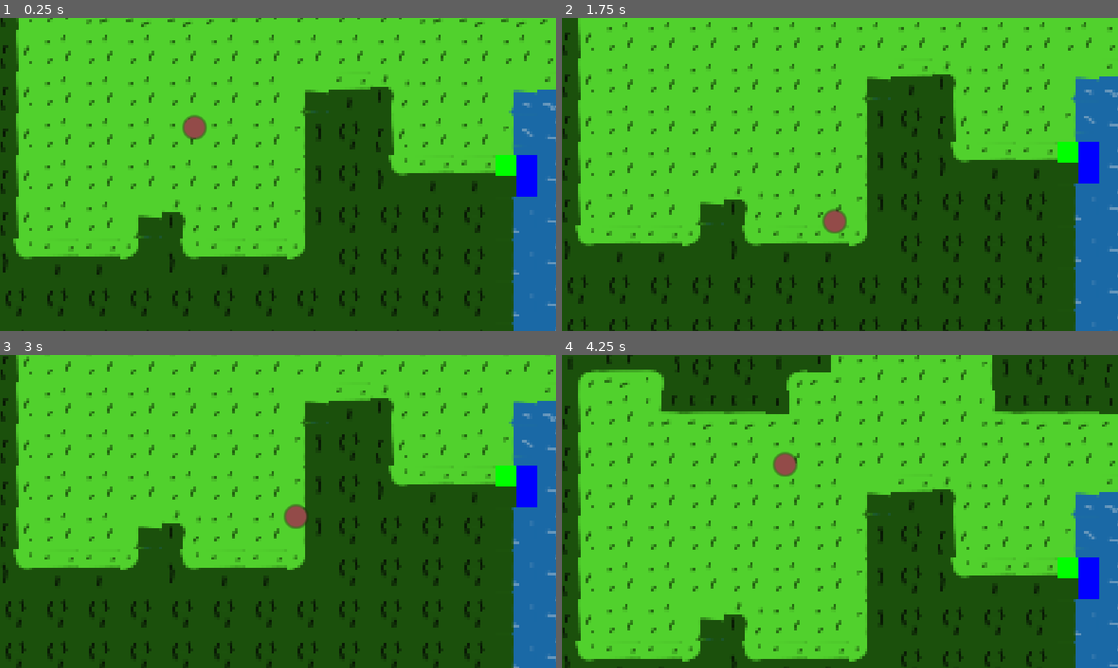
Above: before the commit, frames 1-4 (two rows, left to right).
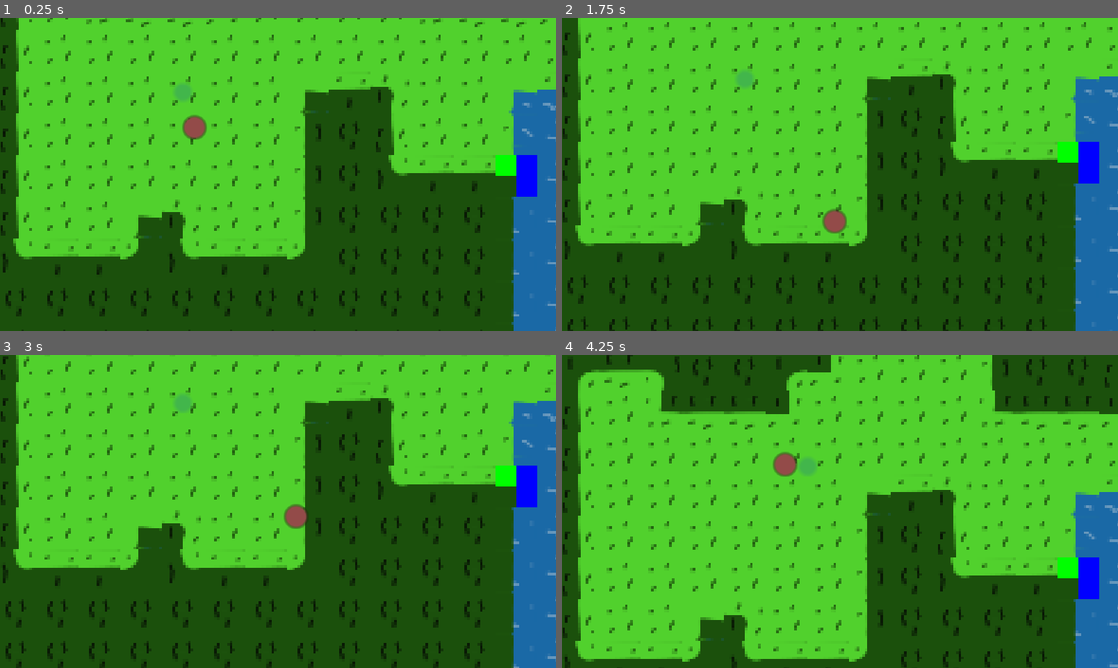
Above: after the commit, the same moments.

Repository: qfeys/ld56-tiny-creatures
Game: Godot game, scene res://main.tscn
The game is run twice, just before and just after one commit, with the same random seed, the same clock (stepped at 60 frames per second) and the same inputs.
Inputs:
- Up to frame 1 (0.25 s): no input
- Up to frame 2 (1.75 s): tap Enter at 0.5 s; hold D (action_right) 0.53-1.28 s; hold Ctrl (action_crawl) 0.53-1.28 s; hold S (action_down) from 1.28 s (still down); tap Ctrl (action_crawl) at 1.35 s
- Up to frame 3 (3 s): release S (action_down) at 2.03 s; hold D (action_right) 2.03-2.78 s; hold Ctrl (action_crawl) 2.03-2.78 s; tap Space at 2.75 s; hold W (action_up) from 2.78 s (still down); tap Ctrl (action_crawl) at 2.85 s
- Up to frame 4 (4.25 s): release W (action_up) at 3.53 s; hold A (action_left) from 3.53 s (still down); hold Ctrl (action_crawl) from 3.53 s (still down)

The runs differ from the first frame. In frame 1, 0.1% of the frame differs, in the area x 31-35%, y 21-27%; in frame 2, 0.1%; in frame 3, 0.1%; in frame 4, 0.6%, in the area x 0-100%, y 2-100%.

Commit message:
Moved cat to own folder

Diff:
--- a/cat.tscn
+++ b/cat/cat.tscn
@@ -1,6 +1,6 @@
 [gd_scene load_steps=5 format=3 uid="uid://dh60fono75mm8"]
 
-[ext_resource type="Script" path="res://cat.gd" id="1_y7ae7"]
+[ext_resource type="Script" path="res://cat/cat.gd" id="1_y7ae7"]
 
 [sub_resource type="Gradient" id="Gradient_ivcln"]
 offsets = PackedFloat32Array(0.487013, 0.805195)
@@ -16,13 +16,15 @@
 [sub_resource type="CircleShape2D" id="CircleShape2D_u3y08"]
 radius = 7.0
 
-[node name="cat" type="CharacterBody2D" node_paths=PackedStringArray("player")]
+[node name="cat" type="CharacterBody2D"]
 motion_mode = 1
 script = ExtResource("1_y7ae7")
-player = NodePath("")
 
 [node name="Sprite2D" type="Sprite2D" parent="."]
 texture = SubResource("GradientTexture2D_hngmq")
 
 [node name="CollisionShape2D" type="CollisionShape2D" parent="."]
 shape = SubResource("CircleShape2D_u3y08")
+
+[node name="NavigationAgent2D" type="NavigationAgent2D" parent="."]
+path_desired_distance = 8.0
--- a/main.tscn
+++ b/main.tscn
@@ -1,8 +1,9 @@
-[gd_scene load_steps=4 format=3 uid="uid://bqsss0cijxkbr"]
+[gd_scene load_steps=5 format=3 uid="uid://bqsss0cijxkbr"]
 
 [ext_resource type="PackedScene" uid="uid://bdskqdoova2l7" path="res://world/world.tscn" id="1_s3kog"]
 [ext_resource type="Script" path="res://camera.gd" id="2_7f3v2"]
 [ext_resource type="PackedScene" uid="uid://c80kevs187m6c" path="res://player/player.tscn" id="2_j8he0"]
+[ext_resource type="PackedScene" uid="uid://dh60fono75mm8" path="res://cat/cat.tscn" id="4_or6my"]
 
 [node name="Main" type="Node"]
 
@@ -25,3 +26,6 @@
 [node name="Player" parent="." instance=ExtResource("2_j8he0")]
 position = Vector2(9, 27)
 scale = Vector2(0.3, 0.3)
+
+[node name="cat" parent="." node_paths=PackedStringArray("player") instance=ExtResource("4_or6my")]
+player = NodePath("../Player")
Renamed: cat.gd -> cat/cat.gd
